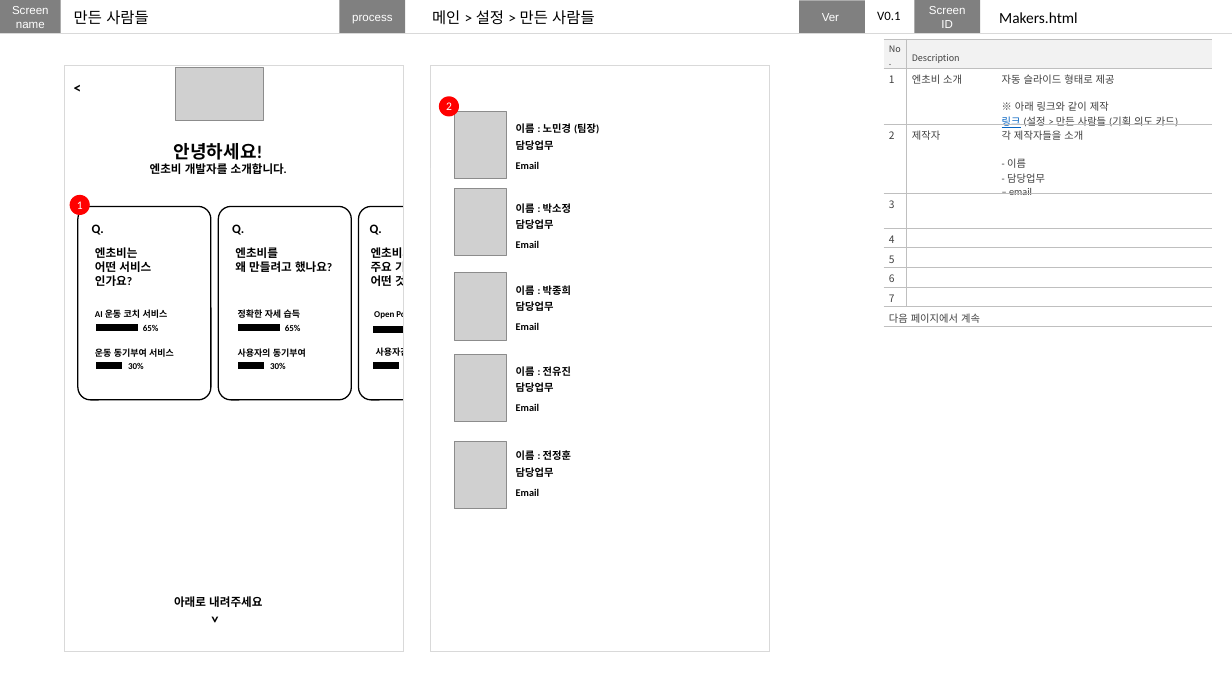
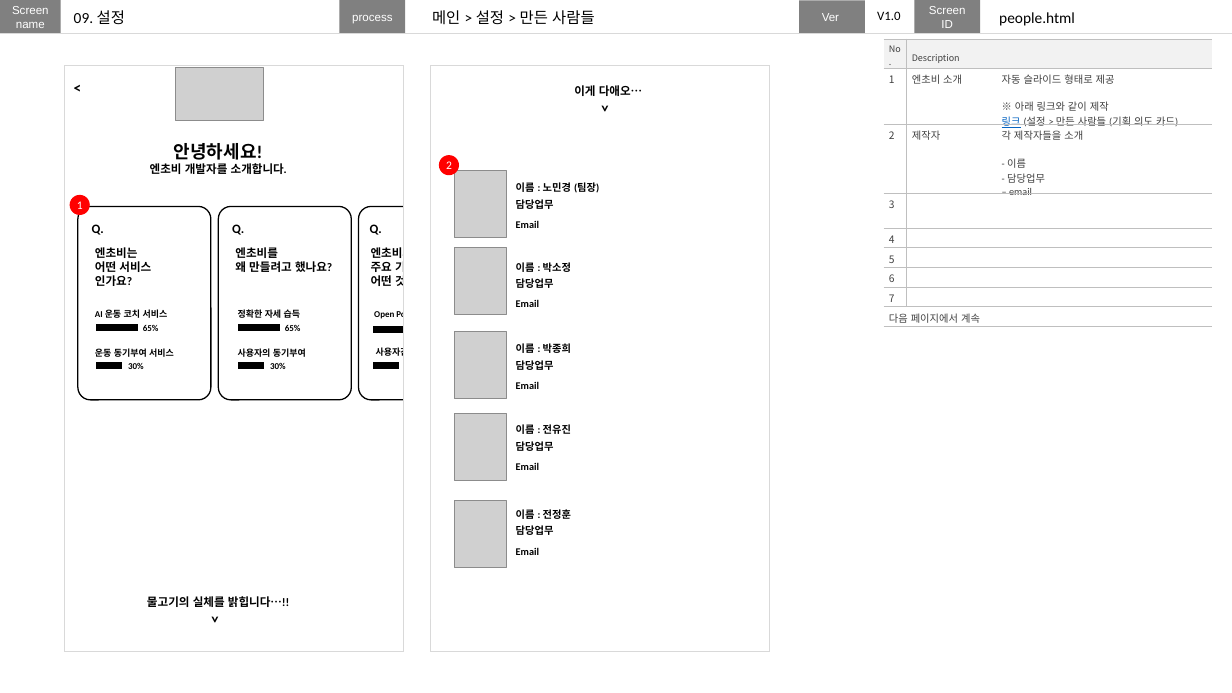
Before and after one commit to nohminkyoung/final_anchovy, a slide deck: slide 38 of plan/finalproject.pptx (slide 41 before the commit). Drawn at 1232x693 pixels with LibreOffice and Linux fonts; fonts in the diff are those of the drawing; grey boxes stand for pictures. Boxes give left, top, right and bottom in pixels: in the first picture for what was removed or moved away, otherwise in the second. Text is boxed around its words. In the diff, an @@ line names an element or a change of style, - is before the commit and + after.

```diff
--- a/plan/finalproject.pptx
+++ b/plan/finalproject.pptx
@@ text removed at [74,10,148,24] @@
-만든 사람들
@@ text added at [74,10,125,25], 12 pt, text #000000 @@
+09. 설정
@@ text at [877,11,900,20]: text changed @@
-V0.1
+V1.0
@@ text at [999,12,1075,26]: text changed @@
-Makers.html
+people.html
@@ text added at [574,85,642,96], 9 pt, text #000000, bold @@
+이게 다애오…
@@ text added at [590,95,618,122], 12 pt, text #000000, bold @@
+<
@@ 16 texts, 5 pictures, 1 ellipse: place and size @@
-16 texts, 5 pictures, 1 ellipse at [439,96,599,509]
+16 texts, 5 pictures, 1 ellipse at [439,155,599,568]
@@ text at [147,596,289,607]: text changed @@
-아래로 내려주세요
+물고기의 실체를 밝힙니다…!!
```
Also in this commit, not shown: 29 other slides changed, 7 slides added, 9 slides removed.
